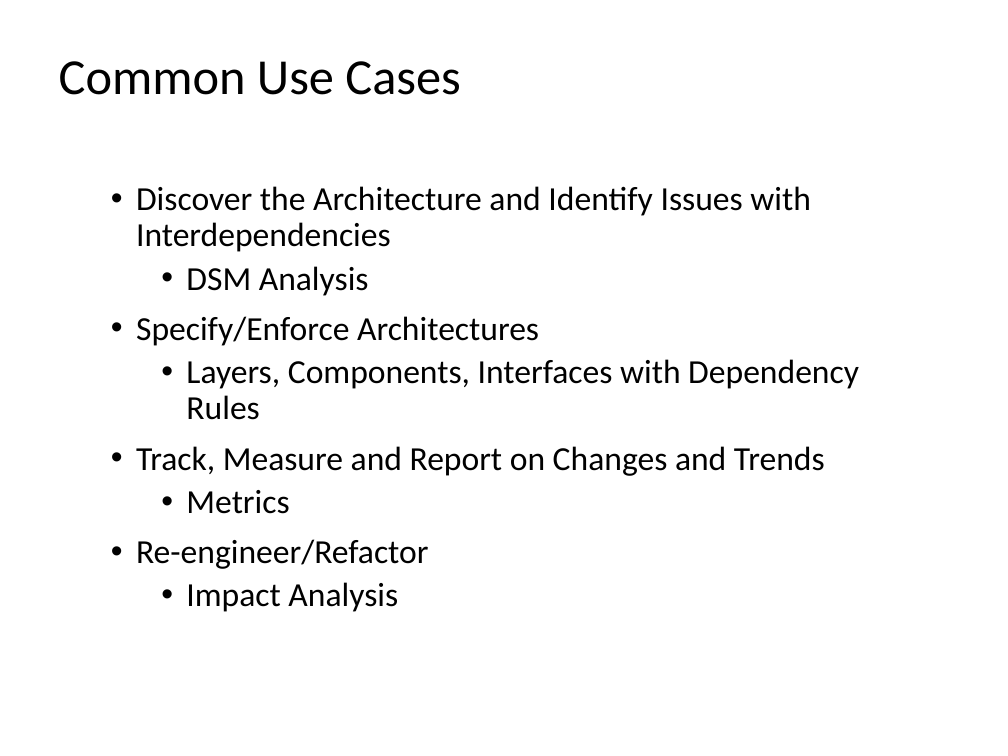
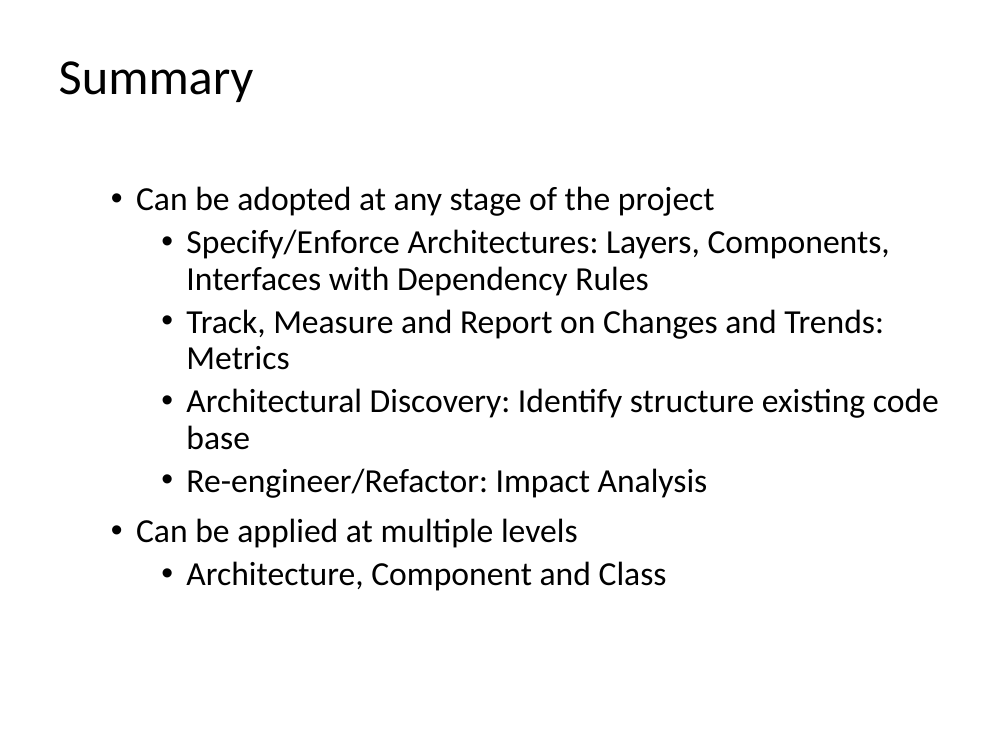
Before and after one commit to dsmsuite/dsmsuite.github.io, a slide deck: slide 49 of documents/DsmPresentation.pptx (slide 30 before the commit). Drawn at 1008x756 pixels with LibreOffice and Linux fonts; fonts in the diff are those of the drawing. Boxes give left, top, right and bottom in pixels: in the first picture for what was removed or moved away, otherwise in the second. Text is boxed around its words. In the diff, an @@ line names an element or a change of style, - is before the commit and + after.

Commit message:
Update presentation

```diff
--- a/documents/DsmPresentation.pptx
+++ b/documents/DsmPresentation.pptx
@@ text at bbox=[59, 61, 254, 102]: text changed @@
-Common Use Cases
+Summary
@@ text at bbox=[136, 186, 939, 591]: text changed @@
-• Discover the Architecture and Identify Issues with Interdependencies
-  • DSM Analysis
-• Specify/Enforce Architectures
-  • Layers, Components, Interfaces with Dependency Rules
-• Track, Measure and Report on Changes and Trends
-  • Metrics
-• Re-engineer/Refactor
-  • Impact Analysis
+• Can be adopted at any stage of the project
+  • Specify/Enforce Architectures: Layers, Components, Interfaces with Dependency Rules
+  • Track, Measure and Report on Changes and Trends: Metrics
+  • Architectural Discovery: Identify structure existing code base
+  • Re-engineer/Refactor: Impact Analysis
+• Can be applied at multiple levels
+  • Architecture, Component and Class
```
Also in this commit, not shown: 24 other slides changed, 20 slides added, 4 slides removed.
